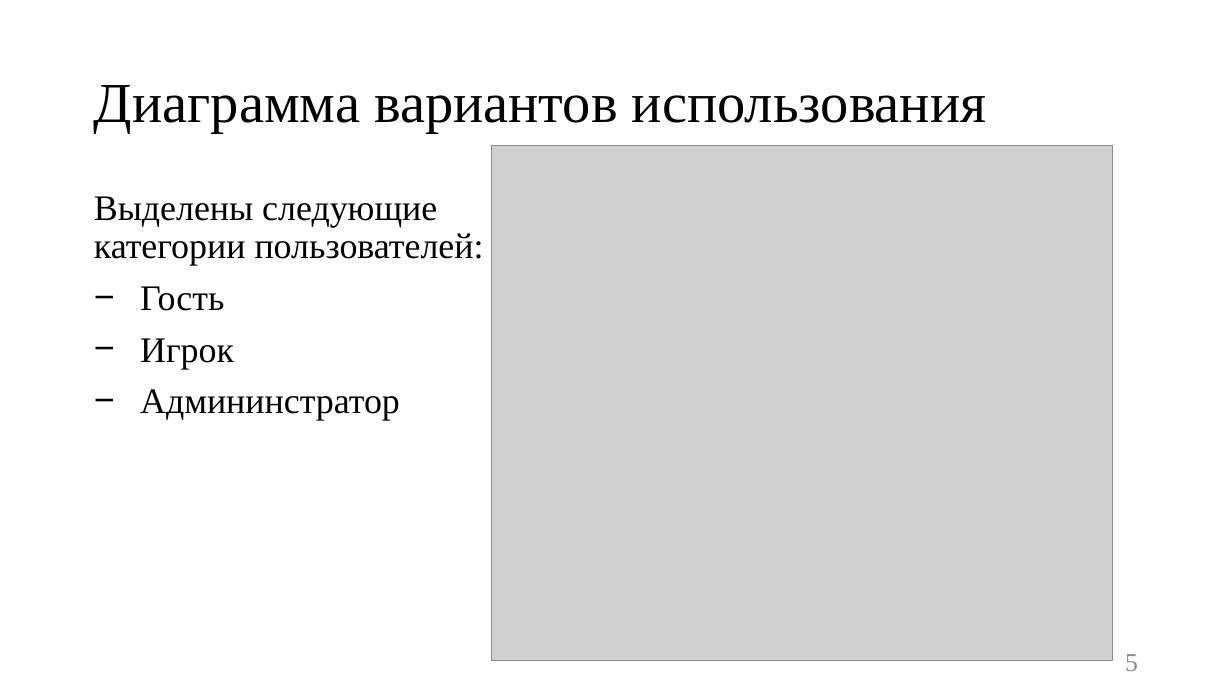
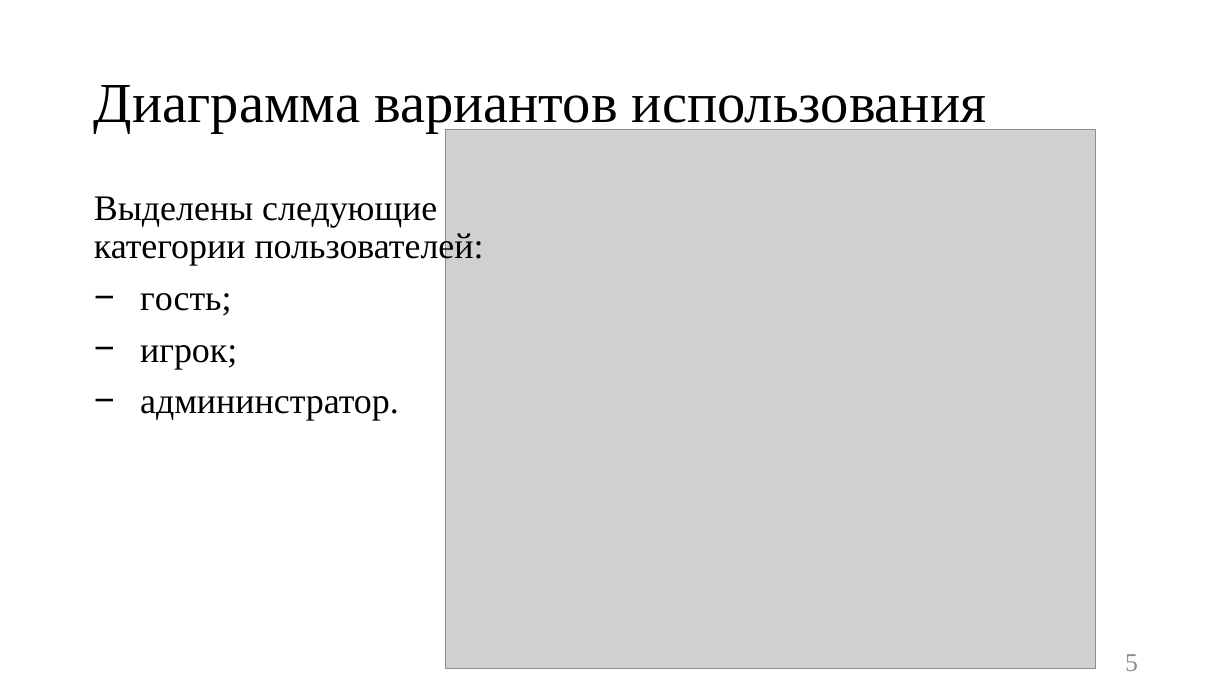
Before and after one commit to Kukushenok/competitive-math-game, a slide deck: slide 5 of docs/presentation.pptx. Drawn at 1232x693 pixels with LibreOffice and Linux fonts; fonts in the diff are those of the drawing; grey boxes stand for pictures. Boxes give left, top, right and bottom in pixels: in the first picture for what was removed or moved away, otherwise in the second. Text is boxed around its words. In the diff, an @@ line names an element or a change of style, - is before the commit and + after.

```diff
--- a/docs/presentation.pptx
+++ b/docs/presentation.pptx
@@ picture: place and size @@
-picture at (492,146,1114,661)
+picture at (445,130,1096,669)
@@ text at (140,293,399,421): text changed @@
-− Гость
-− Игрок
-− Админинстратор
+− гость;
+− игрок;
+− админинстратор.
```
Also in this commit, not shown: 9 other slides changed, 8 other files.
